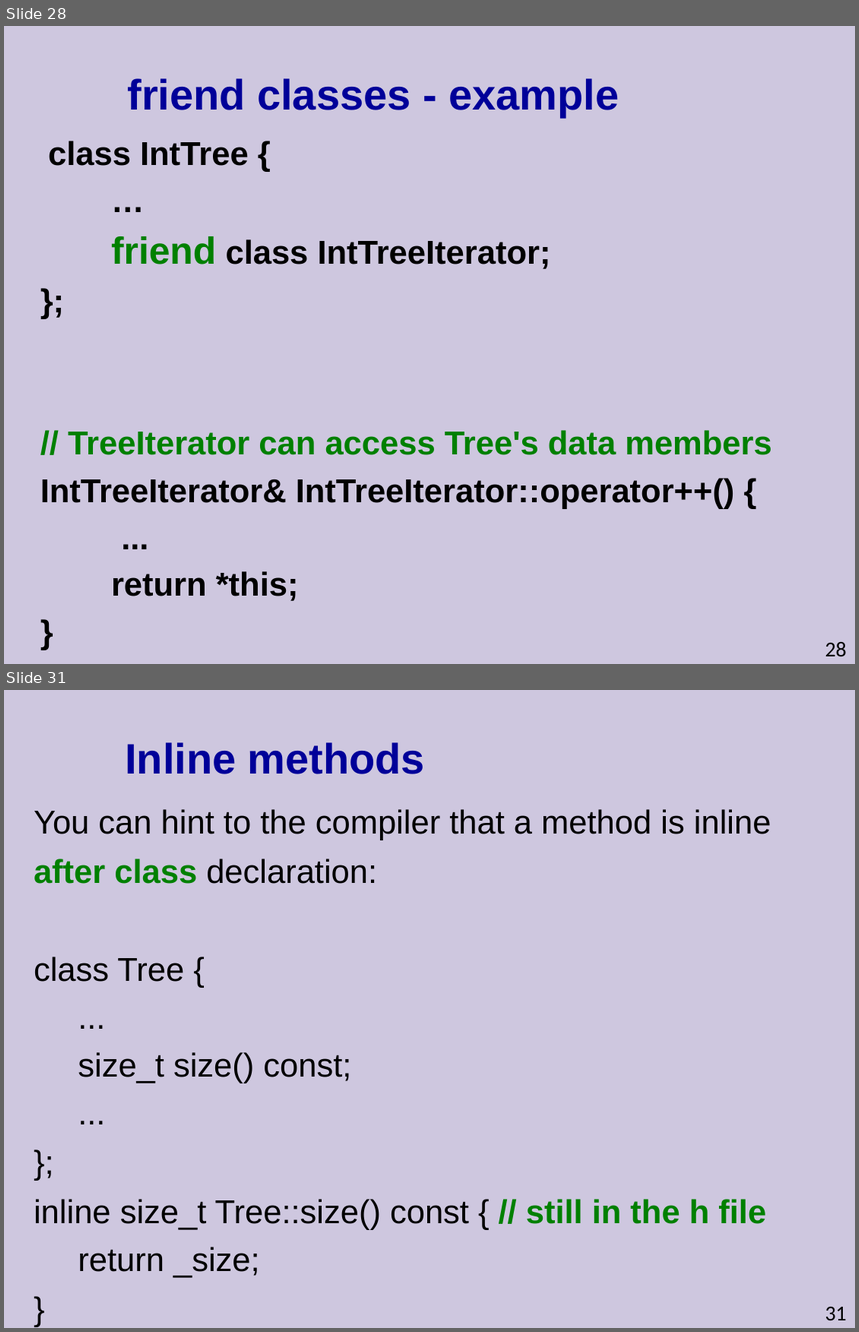
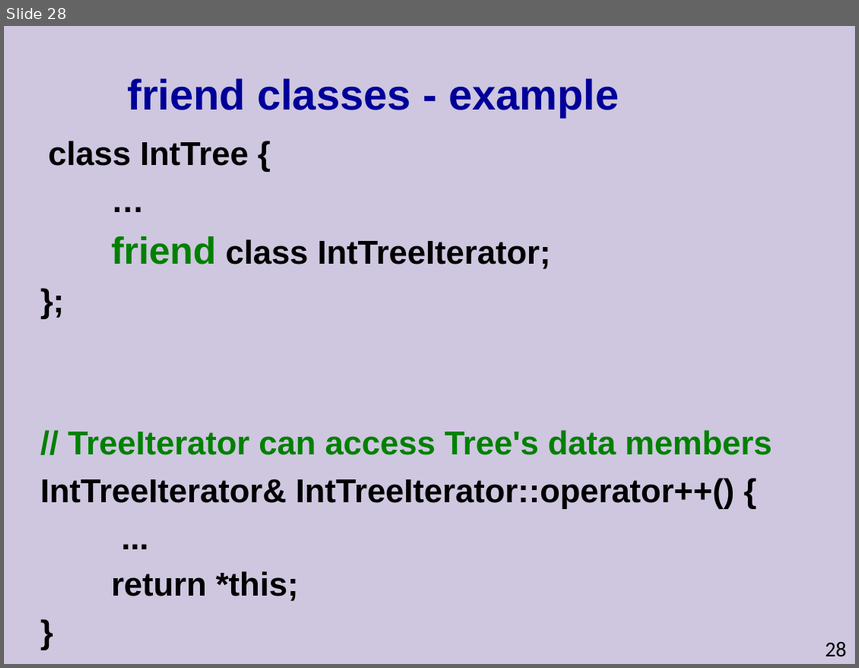
Before and after one commit to cpp-at-ariel/cpp-5778, a slide deck: week04-operator-overloading/slides.odp. Shown one above the other, each under a label of ours: slides 28 and 31 before the commit, slide 28 after it; the slides between them are not shown. The pictures are 859x1332 and 859x668 pixels, drawn with LibreOffice and Linux fonts; fonts in the diff are those of the drawing. Boxes give left, top, right and bottom in pixels: in the first picture for what was removed or moved away, otherwise in the second. Text is boxed around its words. In the diff, an @@ line names an element or a change of style, - is before the commit and + after.

```diff
--- a/week04-operator-overloading/slides.odp
+++ b/week04-operator-overloading/slides.odp
@@ slide 31 removed at <box>4,690,855,1328</box>, background #CEC7DF @@
@@ title removed at <box>125,742,425,774</box> @@
-Inline methods
@@ text removed at <box>34,809,772,1278</box> @@
-You can hint to the compiler that a method is inline
-after class declaration:
-class Tree {
-...
-size_t size() const;
-...
-};
-inline size_t Tree::size() const { // still in the h file
-return _size;
-}
@@ page number removed at <box>826,1307,847,1321</box> @@
-31
```
Also in this commit, not shown: 5 slides changed, 4 other slides removed, 12 other files.
